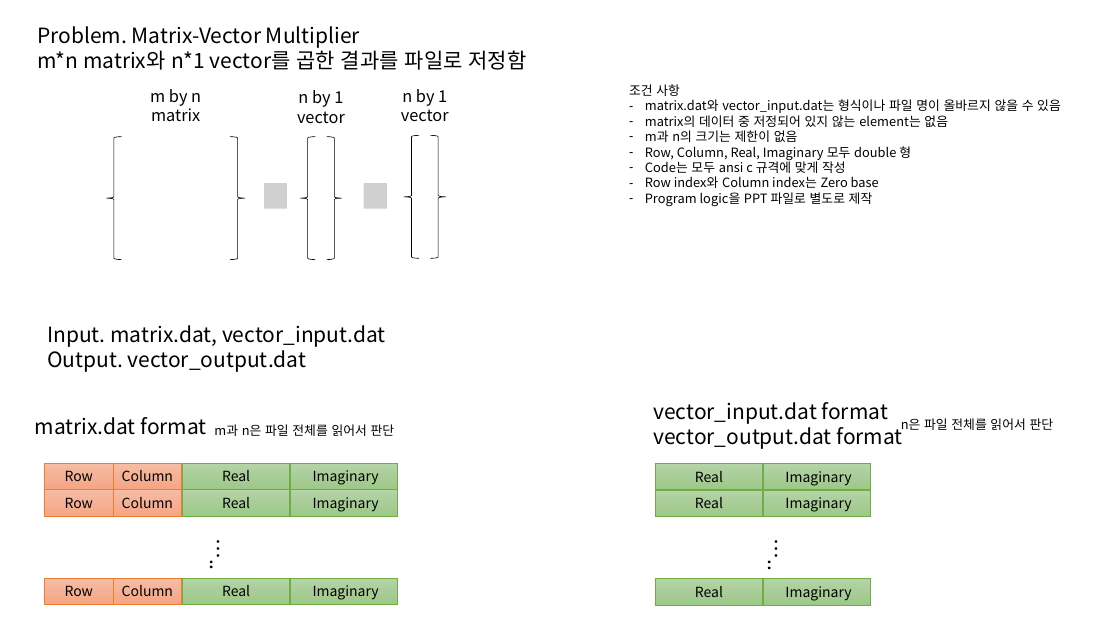
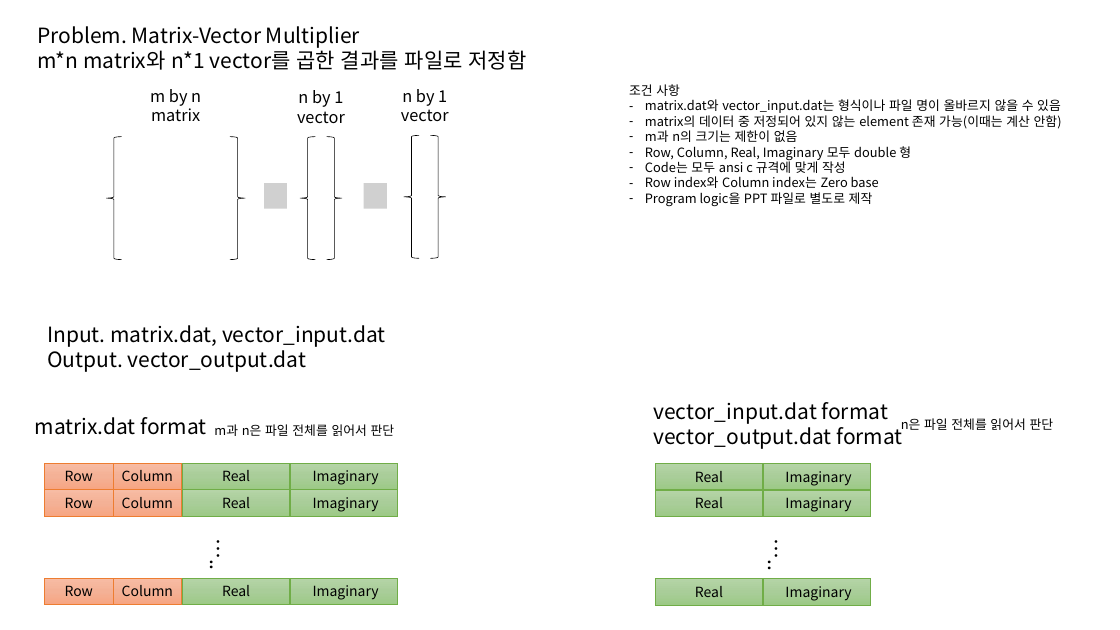
Before and after one commit to mystous/DSLab_Algo_Seminar, a slide deck: slide 1 of 001. 세미나 자료/02.2015/02. 2차시/00. Matrix Vector Multiplyer.pptx. Drawn at 1120x630 pixels with LibreOffice and Linux fonts; fonts in the diff are those of the drawing; grey boxes stand for pictures. Boxes give left, top, right and bottom in pixels: in the first picture for what was removed or moved away, otherwise in the second. Text is boxed around its words. In the diff, an @@ line names an element or a change of style, - is before the commit and + after.

```diff
--- a/001. 세미나 자료/02.2015/02. 2차시/00. Matrix Vector Multiplyer.pptx
+++ b/001. 세미나 자료/02.2015/02. 2차시/00. Matrix Vector Multiplyer.pptx
@@ text at bbox=[645, 112, 1062, 129]: text changed @@
-– matrix의 데이터 중 저정되어 있지 않는 element는 없음
+– matrix의 데이터 중 저정되어 있지 않는 element 존재 가능(이때는 계산 안함)
```
Also in this commit, not shown: 1 other file.
